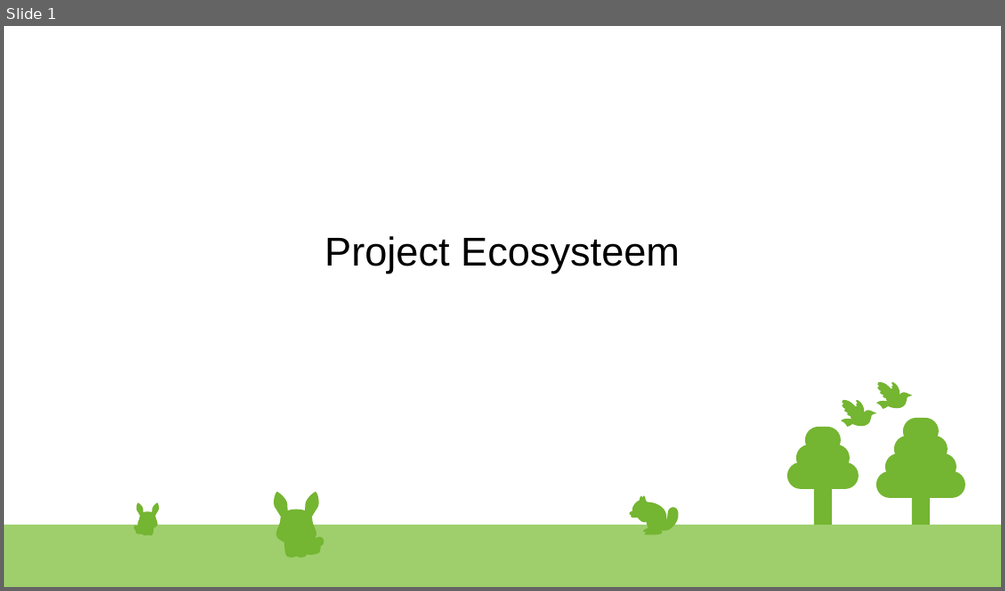
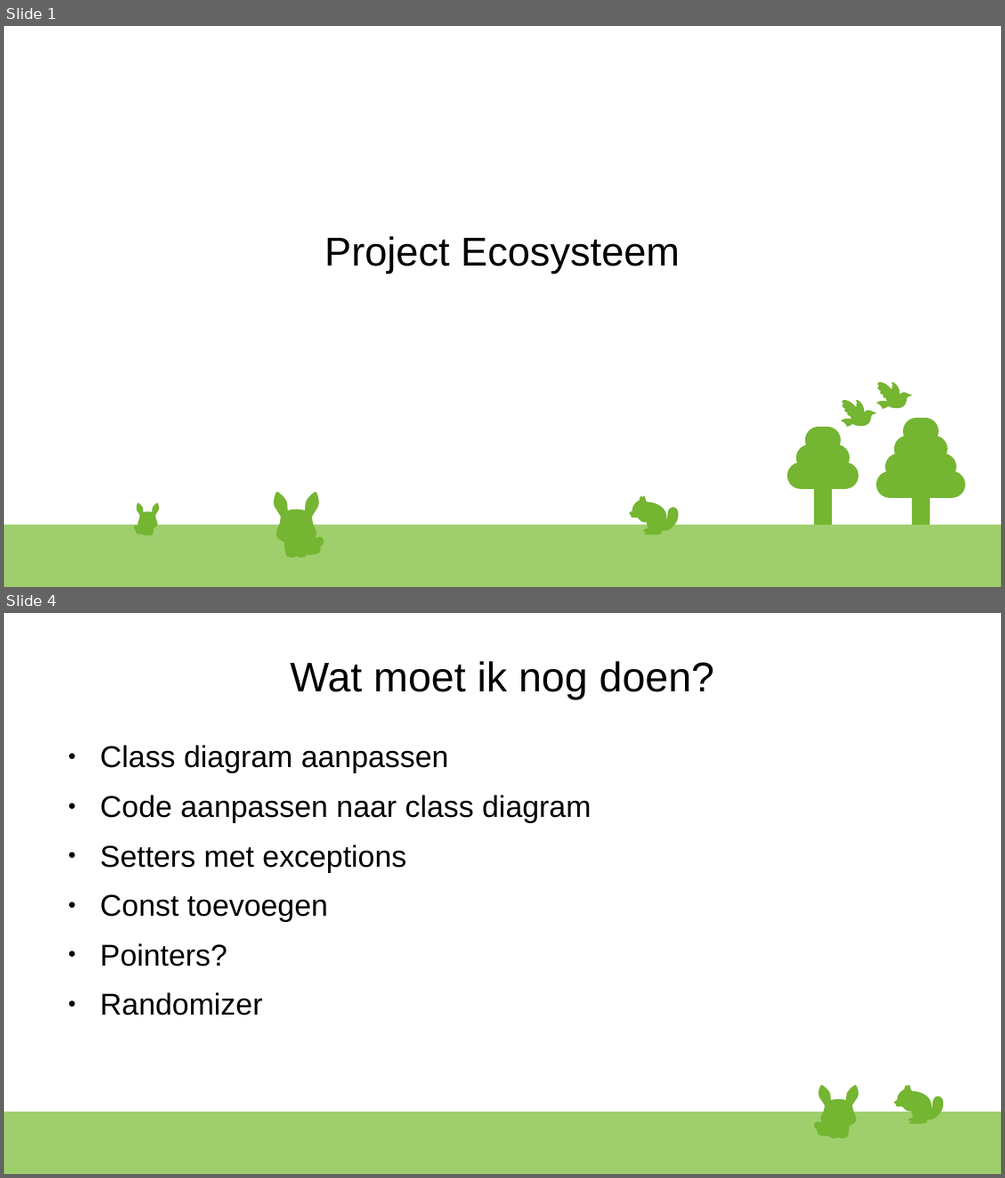
Before and after one commit to Mythicies/Mythicies, a slide deck: Dagbesteding/C++/Ecosystem/Design/Ecosystem presentatie.odp. Shown one above the other, each under a label of ours: slide 1 before the commit, slides 1 and 4 after it; the slides between them are not shown. The pictures are 1005x591 and 1005x1178 pixels, drawn with LibreOffice and Linux fonts; fonts in the diff are those of the drawing. Boxes give left, top, right and bottom in pixels: in the first picture for what was removed or moved away, otherwise in the second. Text is boxed around its words. In the diff, an @@ line names an element or a change of style, - is before the commit and + after.

```diff
--- a/Dagbesteding/C++/Ecosystem/Design/Ecosystem presentatie.odp
+++ b/Dagbesteding/C++/Ecosystem/Design/Ecosystem presentatie.odp
@@ slide 4 added at (4,613,1001,1174), background #FFFFFF; not listed: 1 template element that a slide beside it also shows @@
@@ title added at (290,661,714,699), 33 pt, text #000000 @@
+Wat moet ik nog doen?
@@ text added at (100,745,591,1015), 24 pt, text #000000 @@
+● Class diagram aanpassen
+● Code aanpassen naar class diagram
+● Setters met exceptions
+● Const toevoegen
+● Pointers?
+● Randomizer
@@ group added at (815,1086,858,1138): 23 freeform shapes @@
@@ group added at (894,1085,944,1124): 15 freeform shapes @@
```
Also in this commit, not shown: 2 slides changed, 1 other slide added, 1 slide removed, 6 other files.
